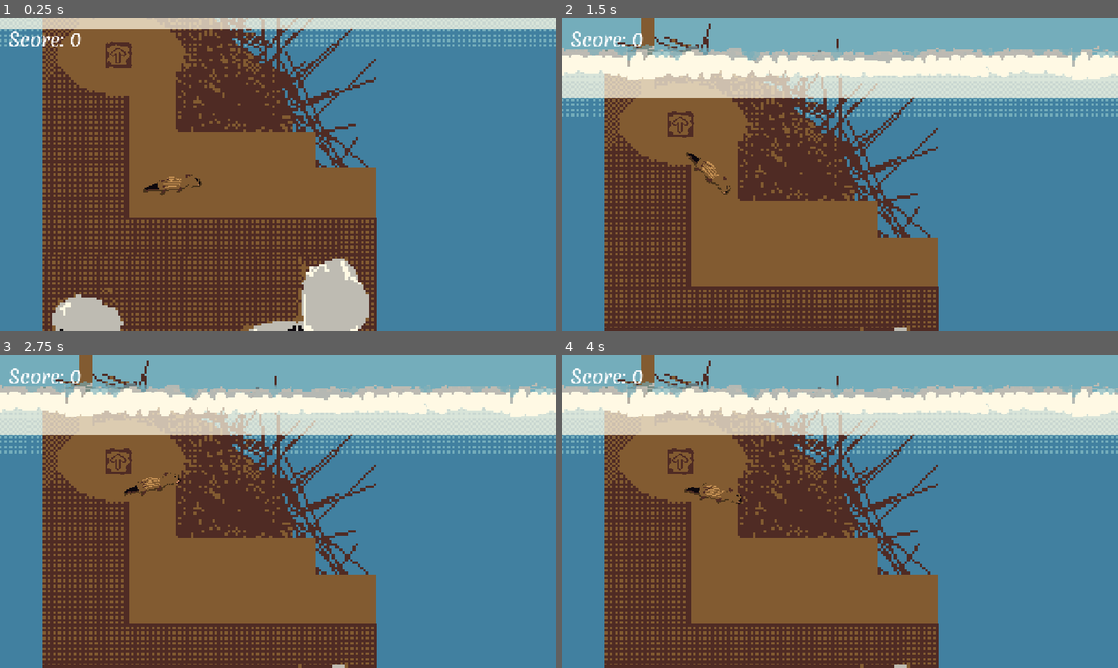
Above: before the commit, frames 1-4 (two rows, left to right).
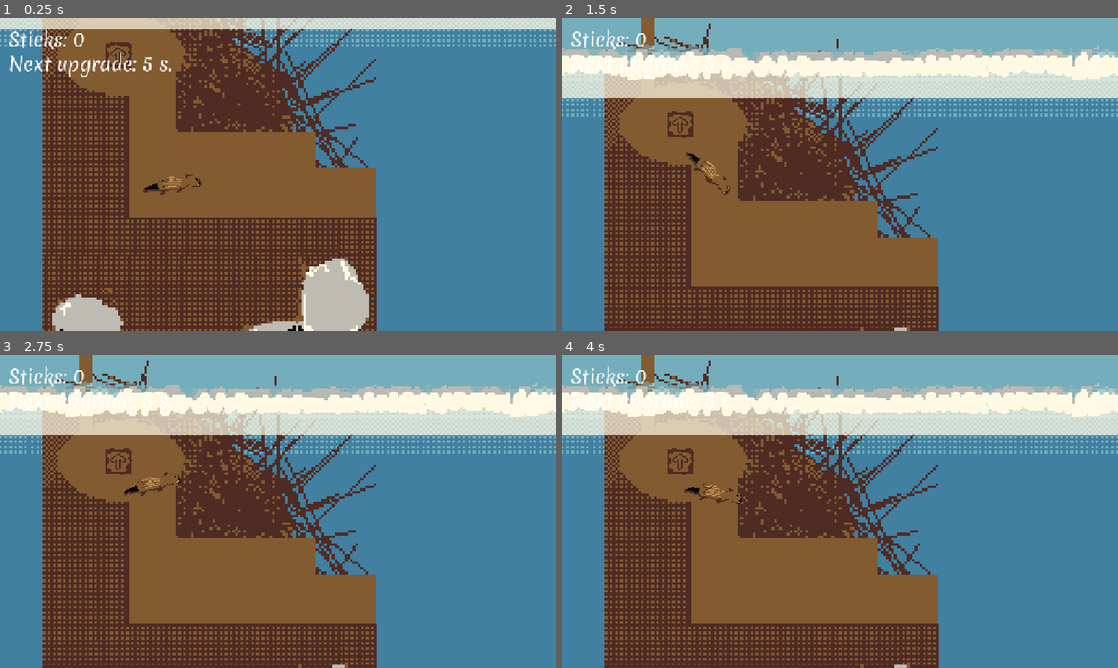
Above: after the commit, the same moments.

Repository: Joey451-OG/5499-Project-1
Game: Godot game, scene res://Scenes/main.tscn
The game is run twice, just before and just after one commit, with the same random seed, the same clock (stepped at 60 frames per second) and the same inputs.
Inputs (mouse positions are in pixels of both pictures, inside the frame that each line leads up to):
- Up to frame 1 (0.25 s): no input
- Up to frame 2 (1.5 s): move the mouse to (678, 49) at 0.52 s; hold Space (swim) 0.53-1.28 s; move the mouse to (728, 190) at 1.27 s; tap Space (swim) at 1.35 s
- Up to frame 3 (2.75 s): tap Enter at 2 s; move the mouse to (333, 442) at 2.02 s; hold Space (swim) from 2.03 s (still down)
- Up to frame 4 (4 s): move the mouse to (812, 574) at 2.77 s; release Space (swim) at 2.78 s; tap Space (swim) at 2.85, 3.5 s; move the mouse to (1006, 558) at 3.52 s; hold Space (swim) from 3.53 s (still down)

The runs differ from the first frame. In frame 1, 0.8% of the frame differs, in the area x 1-31%, y 3-19%; in frame 2, 0.5%; in frame 3, 0.5%; in frame 4, 0.5%.

Commit message:
Playtest | Added points until next upgrade UI text
Upon playtesting, I noticed that a lot of players wanted to know when
the next upgrade was. Thus, I added this UI text.

Diff:
--- a/Scenes/UI.tscn
+++ b/Scenes/UI.tscn
@@ -3,6 +3,12 @@
 [ext_resource type="Script" uid="uid://df07hyr5ykm40" path="res://Scripts/gdscript/ui.gd" id="1_nxvpl"]
 [ext_resource type="FontFile" uid="uid://bwoqe15k2n6sl" path="res://Assets/Fonts/Merienda/Merienda-Regular.ttf" id="1_w371h"]
 [ext_resource type="Shader" uid="uid://cgywowtwqxjo3" path="res://Scripts/gdshader/vignette.gdshader" id="3_dewlx"]
+
+[sub_resource type="ShaderMaterial" id="ShaderMaterial_sj43t"]
+shader = ExtResource("3_dewlx")
+shader_parameter/alpha = 0.5
+shader_parameter/inner_radius = 0.7
+shader_parameter/outer_radius = 1.5
 
 [sub_resource type="LabelSettings" id="LabelSettings_sj43t"]
 font = ExtResource("1_w371h")
@@ -13,14 +19,16 @@
 
 [sub_resource type="LabelSettings" id="LabelSettings_sdogw"]
 
-[sub_resource type="ShaderMaterial" id="ShaderMaterial_sj43t"]
-shader = ExtResource("3_dewlx")
-shader_parameter/alpha = 0.5
-shader_parameter/inner_radius = 0.7
-shader_parameter/outer_radius = 1.5
-
 [node name="CanvasLayer" type="CanvasLayer" unique_id=1794298050]
 script = ExtResource("1_nxvpl")
+
+[node name="Vignette" type="ColorRect" parent="." unique_id=692810200]
+material = SubResource("ShaderMaterial_sj43t")
+anchors_preset = 15
+anchor_right = 1.0
+anchor_bottom = 1.0
+grow_horizontal = 2
+grow_vertical = 2
 
 [node name="Normal" type="MarginContainer" parent="." unique_id=1198342830]
 custom_minimum_size = Vector2(1280, 720)
@@ -40,7 +48,16 @@
 size_flags_horizontal = 0
 size_flags_vertical = 0
 offset_transform_enabled = true
-text = "Score: 999"
+text = "Sticks: 999"
+label_settings = SubResource("LabelSettings_sj43t")
+
+[node name="Next Upgrade" type="Label" parent="Normal" unique_id=1659543451]
+layout_mode = 2
+size_flags_horizontal = 0
+size_flags_vertical = 0
+offset_transform_enabled = true
+offset_transform_position = Vector2(0, 55)
+text = "Next upgrade: 999s."
 label_settings = SubResource("LabelSettings_sj43t")
 
 [node name="EndScreen" type="MarginContainer" parent="." unique_id=560313310]
@@ -89,11 +106,3 @@
 text = "Score 999"
 label_settings = SubResource("LabelSettings_sdogw")
 horizontal_alignment = 1
-
-[node name="Vignette" type="ColorRect" parent="." unique_id=692810200]
-material = SubResource("ShaderMaterial_sj43t")
-anchors_preset = 15
-anchor_right = 1.0
-anchor_bottom = 1.0
-grow_horizontal = 2
-grow_vertical = 2
--- a/Scripts/gdscript/Globals.gd
+++ b/Scripts/gdscript/Globals.gd
@@ -1,6 +1,7 @@
 extends Node
 
 signal pointsUpdate
+signal pointsUntilUpdate
 
 enum PlayerState {IDLE, SWIMING, DROWNED}
 
@@ -9,10 +10,15 @@
 		points = value
 		emit_signal("pointsUpdate")
 
+var points_until_next_upgrade : int = 5:
+	set(value):
+		points_until_next_upgrade = value
+		emit_signal("pointsUntilUpdate")
+
 var p_state : PlayerState = PlayerState.IDLE
 var current_abilities := {
+	"higher_lc" : false, # Higher lung capacity
 	"speed" : false,
-	"higher_lc" : false, # Higher lung capacity
 }
 
 var ability_modifiers := {
--- a/Scripts/gdscript/ui.gd
+++ b/Scripts/gdscript/ui.gd
@@ -1,8 +1,10 @@
 extends CanvasLayer
 
-@export var score_text := "Score: %d"
+@export var score_text := "Sticks: %d"
+@export var next_upgd_text := "Next upgrade: %d s."
 @onready var end_score: Label = $"EndScreen/Panel/End Score"
 @onready var score: Label = $Normal/Score
+@onready var next_upgrade: Label = $"Normal/Next Upgrade"
 @onready var normal: MarginContainer = $Normal
 @onready var end_screen: MarginContainer = $EndScreen
 @onready var vignette: ColorRect = $Vignette
@@ -13,6 +15,9 @@
 	normal.show()
 	end_screen.hide()
 	vignette.hide()
+
+	Globals.pointsUntilUpdate.connect(_on_points_until_update)
+	_on_points_until_update()
 
 
 # Called every frame. 'delta' is the elapsed time since the previous frame.
@@ -29,3 +34,7 @@
 
 	if Globals.p_state == Globals.PlayerState.IDLE:
 		vignette.hide()
+
+func _on_points_until_update():
+	#print("[ui.gd]: Points until next upgrade: %d" % Globals.points_until_next_upgrade)
+	next_upgrade.text = next_upgd_text % Globals.points_until_next_upgrade
--- a/Scripts/gdscript/upgrade_station.gd
+++ b/Scripts/gdscript/upgrade_station.gd
@@ -1,21 +1,26 @@
 extends Sprite2D
 var ability_unlock_sticks = {
+	"higher_lc": 5,
 	"speed": 10,
-	"higher_lc": 5
 }
 var isIndicatorActive : bool = false
 @onready var animated_sprite_2d: AnimatedSprite2D = $AnimatedSprite2D
 
 # Called when the node enters the scene tree for the first time.
 func _ready() -> void:
-	Globals.pointsUpdate.connect(start_indicator)
+	Globals.pointsUpdate.connect(_on_points_update)
 	animated_sprite_2d.play("default")
 
-func start_indicator():
+func _on_points_update():
 	for key in ability_unlock_sticks.keys():
 		if Globals.points >= ability_unlock_sticks[key] and !Globals.current_abilities[key]:
 			animated_sprite_2d.play("indicating")
 			continue
+
+	for key in ability_unlock_sticks.keys():
+		if !Globals.current_abilities[key]:
+			Globals.points_until_next_upgrade = ability_unlock_sticks[key] - Globals.points
+			break
 
 func _on_area_2d_area_entered(area: Area2D) -> void:
 	if Input.is_action_pressed("swim"):
@@ -24,3 +29,6 @@
 				print("[update_station.gd]: Unlocked %s!" % key)
 				Globals.current_abilities[key] = true
 				animated_sprite_2d.play("default")
+
+				# update points until next
+				_on_points_update()
